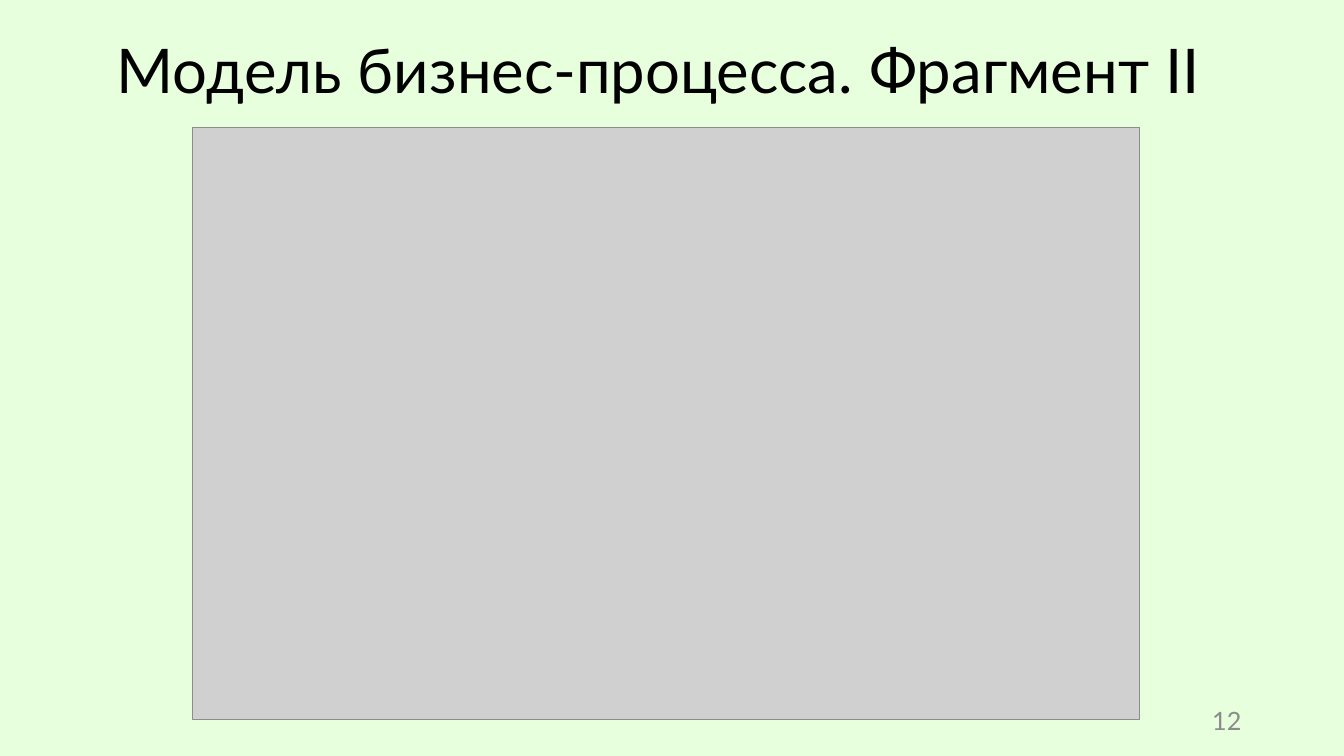
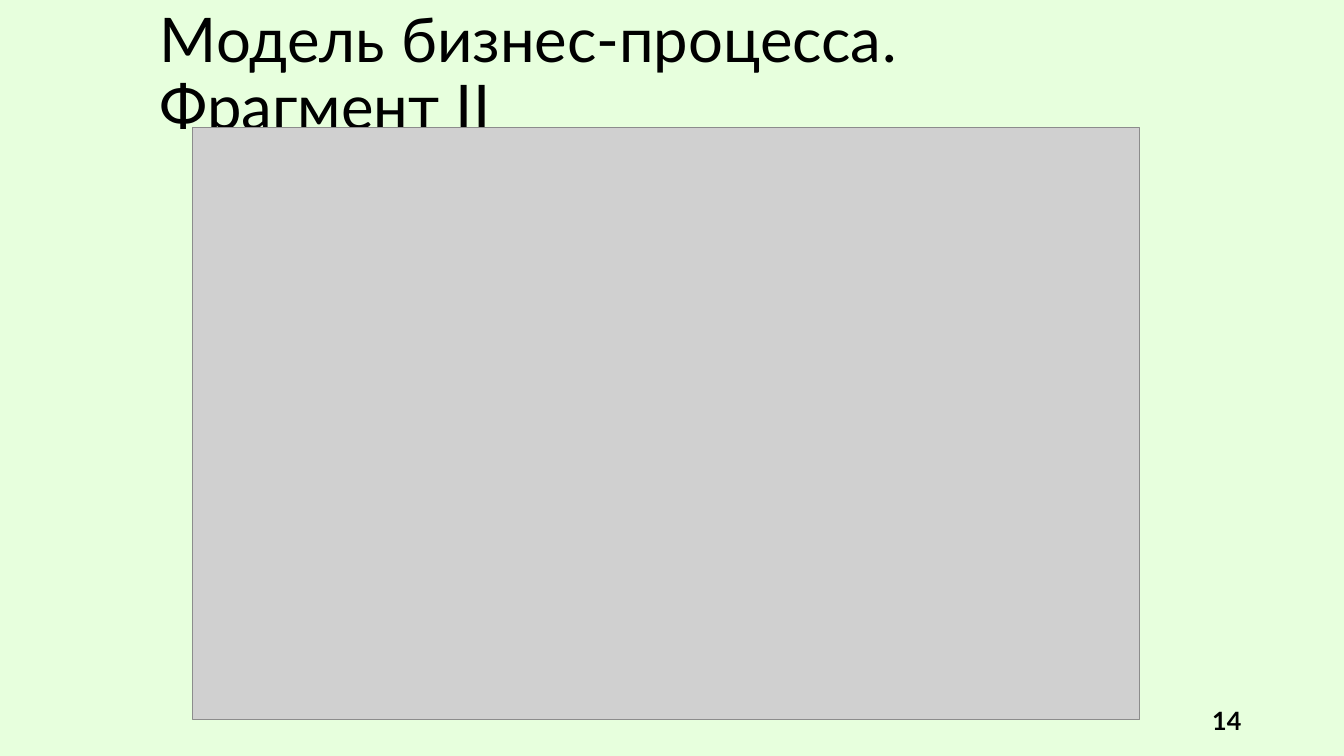
Before and after one commit to R0bari/MessageDeliveryService, a slide deck: slide 14 of Презентация/Сухарев. ВКР.pptx (slide 12 before the commit). Drawn at 1344x756 pixels with LibreOffice and Linux fonts; fonts in the diff are those of the drawing; grey boxes stand for pictures. Boxes give left, top, right and bottom in pixels: in the first picture for what was removed or moved away, otherwise in the second. Text is boxed around its words. In the diff, an @@ line names an element or a change of style, - is before the commit and + after.

```diff
--- a/Презентация/Сухарев. ВКР.pptx
+++ b/Презентация/Сухарев. ВКР.pptx
@@ title "Модель бизнес-процесса. Фрагмент II" rewrapped from <box>117,47,1199,104</box> to <box>160,17,897,141</box> @@
@@ page number at <box>1212,711,1241,730</box>: text changed; text colour #8C8C8C to #000000; bold on @@
-12
+14
```
Also in this commit, not shown: 10 other slides changed, 2 slides added, 10 other files.
